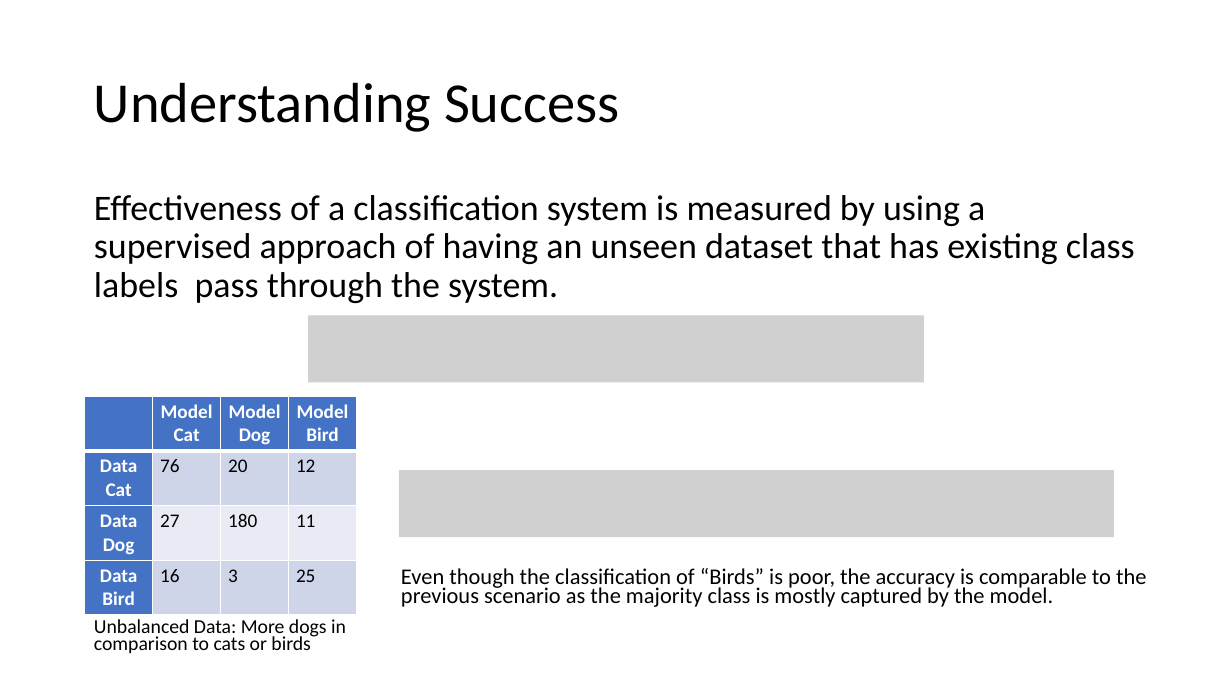
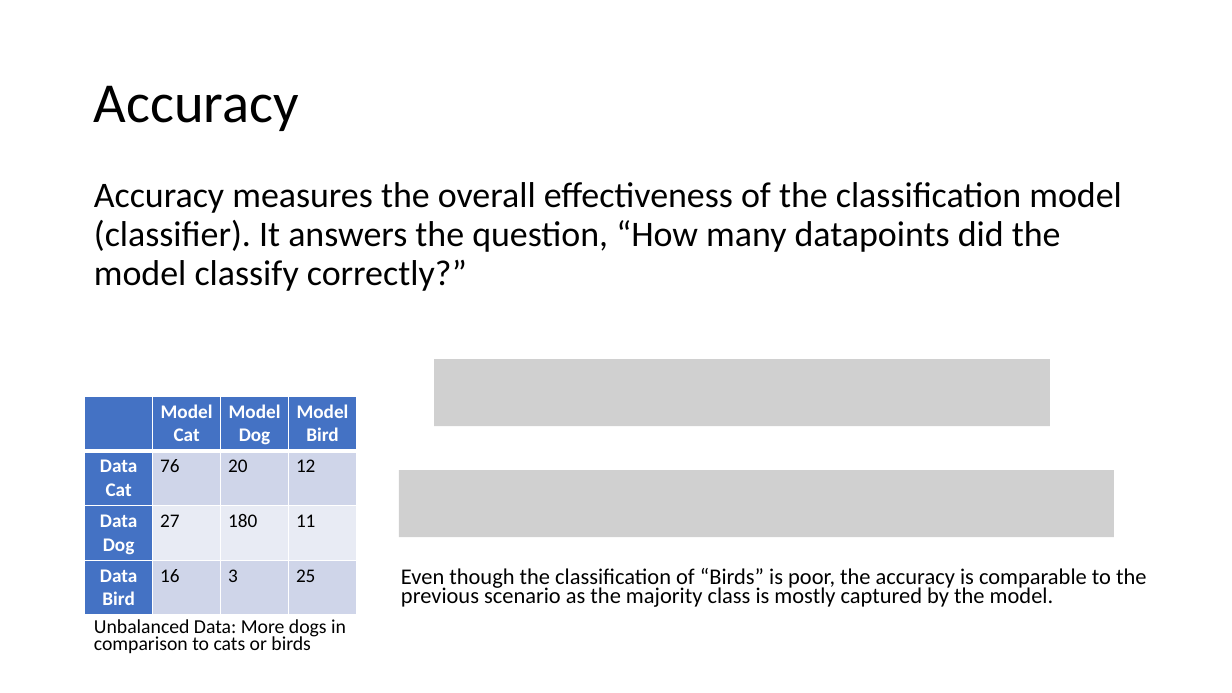
Before and after one commit to meenakshsundaram/AIML, a slide deck: slide 7 of DecisionTrees/DecisionTrees.pptx (slide 4 before the commit). Drawn at 1232x693 pixels with LibreOffice and Linux fonts; fonts in the diff are those of the drawing; grey boxes stand for pictures. Boxes give left, top, right and bottom in pixels: in the first picture for what was removed or moved away, otherwise in the second. Text is boxed around its words. In the diff, an @@ line names an element or a change of style, - is before the commit and + after.

Commit message:
Cleaned up the Success Metrics and added Section for Bias Variance Trade Off, Decision Trees

```diff
--- a/DecisionTrees/DecisionTrees.pptx
+++ b/DecisionTrees/DecisionTrees.pptx
@@ title at [94,85,299,131]: text changed @@
-Understanding Success
+Accuracy
@@ text removed at [94,195,1135,303] @@
-Effectiveness of a classification system is measured by using a supervised approach of having an unseen dataset that has existing class labels pass through the system.
@@ text added at [94,182,1122,291], 28 pt, text #000000 @@
+Accuracy measures the overall effectiveness of the classification model (classifier). It answers the question, “How many datapoints did the model classify correctly?”
@@ picture removed at [308,315,924,383] @@
@@ picture added at [434,360,1051,427] @@
```
Also in this commit, not shown: 7 other slides changed, 4 slides added.
